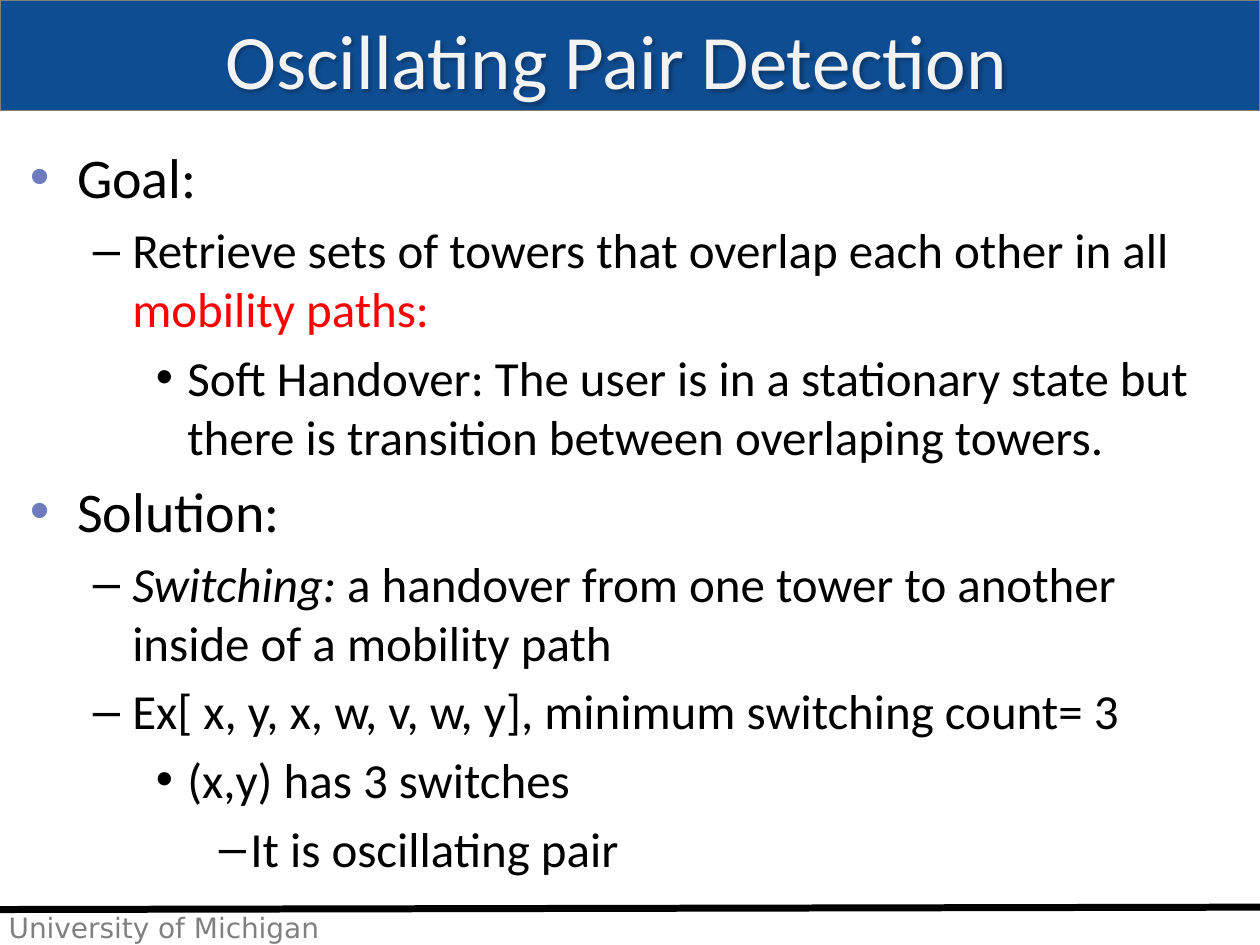
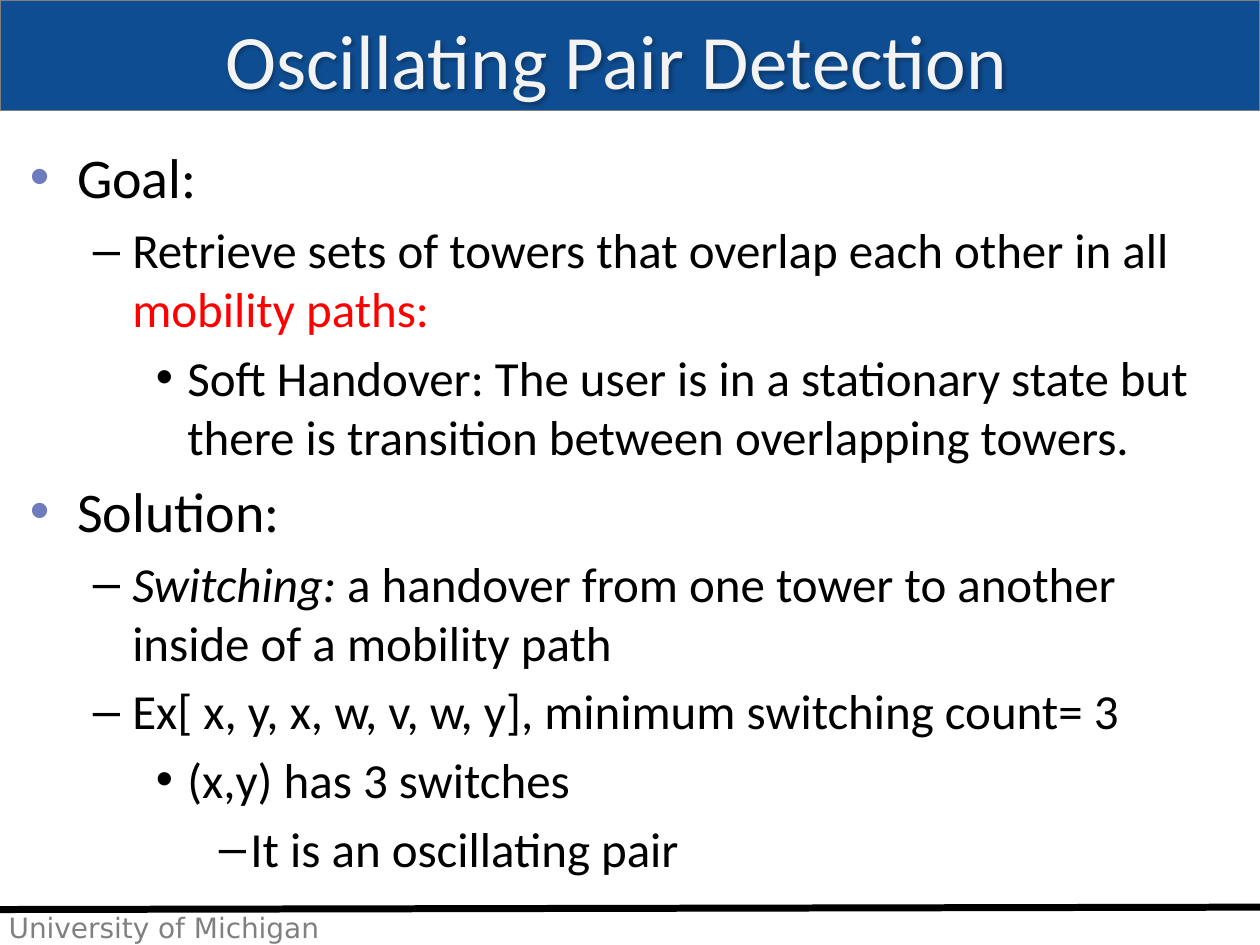
Before and after one commit to imehrdad2012/EECS589, a slide deck: slide 7 of Presentation/moradi_class19.pptx. Drawn at 1260x945 pixels with LibreOffice and Linux fonts; fonts in the diff are those of the drawing; background and template pictures are left out. Boxes give left, top, right and bottom in pixels: in the first picture for what was removed or moved away, otherwise in the second. Text is boxed around its words. In the diff, an @@ line names an element or a change of style, - is before the commit and + after.

```diff
--- a/Presentation/moradi_class19.pptx
+++ b/Presentation/moradi_class19.pptx
@@ text at (187,362,1188,464): text changed @@
-    • Soft Handover: The user is in a stationary state but there is transition between overlaping towers.
+    • Soft Handover: The user is in a stationary state but there is transition between overlapping towers.
@@ text at (250,833,678,876): text changed @@
-      – It is oscillating pair
+      – It is an oscillating pair
```
Also in this commit, not shown: 8 other slides changed, 5 slides added, 3 slides removed.
